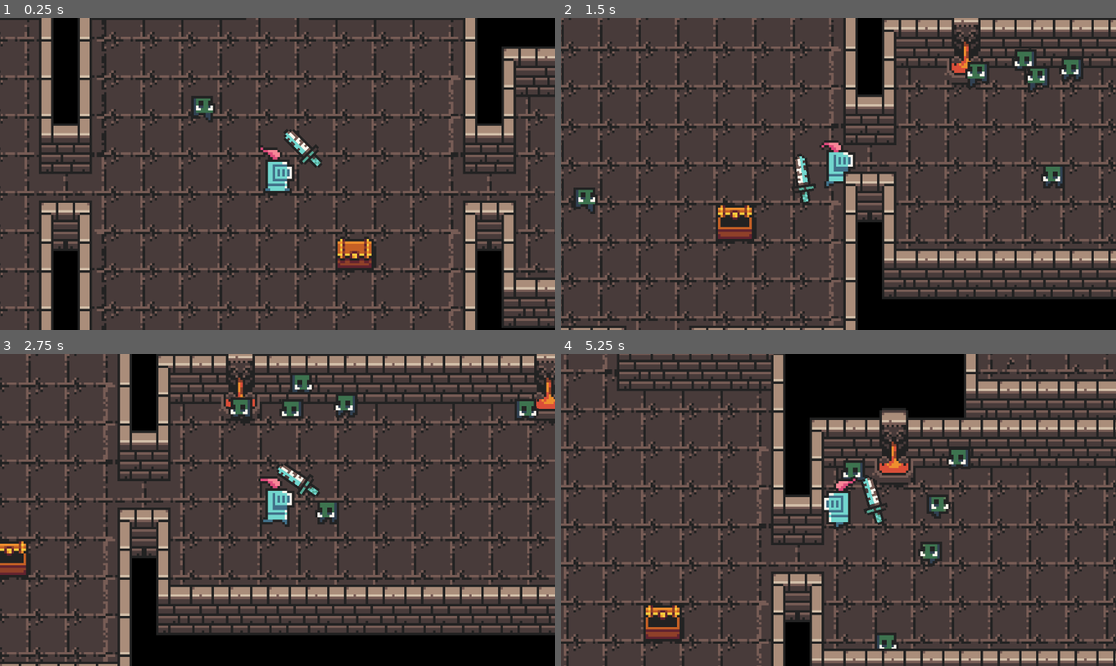
Above: before the commit, frames 1-4 (two rows, left to right).
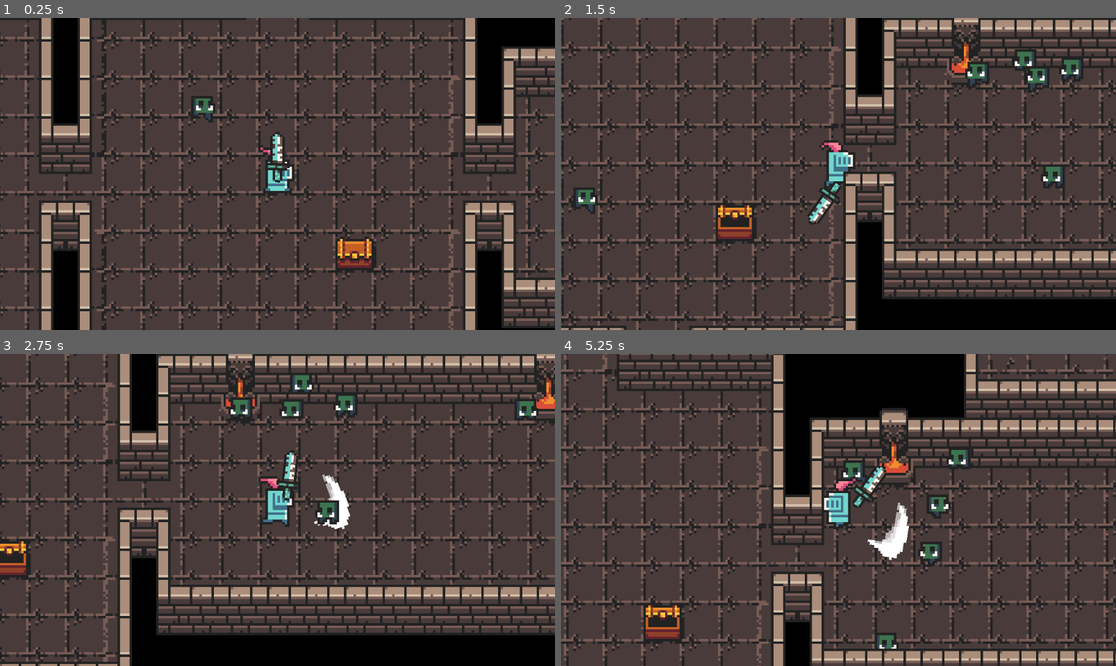
Above: after the commit, the same moments.

Repository: annoah-edu/tcss360-dungeon-rpg
Game: Godot game, scene res://scenes/map/map.tscn
The game is run twice, just before and just after one commit, with the same random seed, the same clock (stepped at 60 frames per second) and the same inputs.
Inputs (mouse positions are in pixels of both pictures, inside the frame that each line leads up to):
- Up to frame 1 (0.25 s): no input
- Up to frame 2 (1.5 s): move the mouse to (960, 158) at 0.52 s; press the mouse at (960, 158) at 0.53 s; hold D (move right) 0.53-1.28 s; move the mouse to (727, 189) at 1.27 s; release the mouse at (727, 189) at 1.28 s; hold S (move down) from 1.28 s (still down); click (727, 189) at 1.35 s
- Up to frame 3 (2.75 s): move the mouse to (333, 441) at 2.02 s; release S (move down) at 2.03 s; press the mouse at (333, 441) at 2.03 s; hold D (move right) from 2.03 s (still down)
- Up to frame 4 (5.25 s): move the mouse to (810, 572) at 2.77 s; release D (move right) at 2.78 s; release the mouse at (810, 572) at 2.78 s; hold W (move up) 2.78-3.53 s; click (810, 572) at 2.85 s; move the mouse to (1005, 556) at 3.52 s; press the mouse at (1005, 556) at 3.53 s; hold A (move left) 3.53-5.03 s; move the mouse to (672, 463) at 4.27 s; release the mouse at (672, 463) at 4.28 s; click (672, 463) at 4.35 s; move the mouse to (866, 510) at 5.02 s; press the mouse at (866, 510) at 5.03 s; hold S (move down) from 5.03 s (still down)

The runs differ from the first frame. In frame 1, 0.7% of the frame differs, in the area x 48-59%, y 35-53%; in frame 2, 0.7%; in frame 3, 0.9%; in frame 4, 1.1%, in the area x 52-63%, y 35-67%.

Commit message:
Added the ability to swing sword

Diff:
--- a/player.gd
+++ b/player.gd
@@ -1,19 +1,32 @@
 extends CharacterBody2D
 
 const SPEED = 100.0
-const WEAPON_OFFSET = 15
+
+@export var atk_rate: float = 0.5
 
 @onready var sprite: AnimatedSprite2D = $AnimatedSprite2D
-@onready var weapon: Sprite2D = $Weapon
+@onready var weapon: Node2D = $WeaponHandle
+@onready var weapon_sprite: Sprite2D = $WeaponHandle/Weapon
+@onready var anim_player: AnimationPlayer = $AnimationPlayer
+@onready var swing: Sprite2D = $WeaponHandle/Swing
 
 var x_direction: float
 var y_direction: float
+var atk_cooldown: float = 0
+
+func _ready() -> void:
+	_hide_swing()
 
 func _physics_process(_delta: float) -> void:
 	_handle_movement()
 	_handle_animations()
 	_handle_weapon_rotation()
 
+func _process(delta: float) -> void:
+	atk_cooldown -= delta
+	_handle_attacking()
+
+## Uses the CharacterController and input axis to apply movement. Also flips the Sprite when moving backwards.
 func _handle_movement() -> void:
 	# Get x input and apply
 	x_direction = Input.get_axis("move left", "move right")
@@ -38,19 +51,37 @@
 
 	move_and_slide()
 
+## Uses input axis to determine whether the player's animation should be moving or not.
 func _handle_animations() -> void:
 	if x_direction == 0 and y_direction == 0:
 		sprite.play("idle")
 	else:
 		sprite.play("moving")
 
+## Rotates the weapon to face the mouse. Uses scale to flip the weapon in order to keep animations upright.
 func _handle_weapon_rotation() -> void:
-	var mouse_position: Vector2 = get_global_mouse_position()
-	weapon.global_position = global_position
-	weapon.look_at(mouse_position)
-	weapon.global_position += weapon.transform.x * WEAPON_OFFSET
+	var direction: Vector2 = get_global_mouse_position() - weapon.global_position
+	weapon.rotation = direction.angle()
+	if direction.x < 0:
+		weapon.scale.x = -1
+		weapon.rotation_degrees += 180
+	else:
+		weapon.scale.x = 1
 
-	if mouse_position.x < global_position.x:
-		weapon.flip_v = true
-	else:
-		weapon.flip_v = false
+## Plays attacking animations when the player is attacking.
+func _handle_attacking() -> void:
+	if Input.is_action_pressed("attack") and atk_cooldown <= 0:
+		anim_player.stop()
+		anim_player.speed_scale = 0.5 / atk_rate
+		anim_player.play("swing")
+		atk_cooldown = atk_rate
+
+## Shows the swing effect.
+func _show_swing() -> void:
+	swing.visible = true
+	swing.position = weapon_sprite.position
+	swing.rotation = weapon_sprite.rotation + PI * 1.15
+
+## Hides the swing effect.
+func _hide_swing() -> void:
+	swing.visible = false
--- a/project.godot
+++ b/project.godot
@@ -50,6 +50,11 @@
 "events": [Object(InputEventKey,"resource_local_to_scene":false,"resource_name":"","device":-1,"window_id":0,"alt_press …(192 unchanged characters)…
 ]
 }
+attack={
+"deadzone": 0.2,
+"events": [Object(InputEventMouseButton,"resource_local_to_scene":false,"resource_name":"","device":-1,"window_id":0,"alt_pressed":false,"shift_pressed":false,"ctrl_pressed":false,"meta_pressed":false,"button_mask":0,"position":Vector2(0, 0),"global_position":Vector2(0, 0),"factor":1.0,"button_index":1,"canceled":false,"pressed":false,"double_click":false,"script":null)
+]
+}
 
 [physics]
 
--- a/scenes/player/player.tscn
+++ b/scenes/player/player.tscn
@@ -10,6 +10,7 @@
 [ext_resource type="Texture2D" uid="uid://u7p7jrgnqs7t" path="res://Dungeon Tileset v1.7/frames/knight_f_run_anim_f2.png" id="8_run2"]
 [ext_resource type="Texture2D" uid="uid://t2fdmmplrwdi" path="res://Dungeon Tileset v1.7/frames/knight_f_run_anim_f3.png" id="9_run3"]
 [ext_resource type="Texture2D" uid="uid://b4t3pcglj8h4a" path="res://Dungeon Tileset v1.7/frames/weapon_rusty_sword.png" id="10_weapon"]
+[ext_resource type="Texture2D" uid="uid://ovmsjrwmx152" path="res://resources/sprites/swing.png" id="11_je7p5"]
 
 [sub_resource type="RectangleShape2D" id="RectangleShape2D_hitbox"]
 size = Vector2(10, 15)
@@ -51,6 +52,96 @@
 "speed": 10.0
 }]
 
+[sub_resource type="Animation" id="Animation_je7p5"]
+length = 0.001
+tracks/0/type = "value"
+tracks/0/imported = false
+tracks/0/enabled = true
+tracks/0/path = NodePath("WeaponHandle/Weapon:rotation")
+tracks/0/interp = 1
+tracks/0/loop_wrap = true
+tracks/0/keys = {
+"times": PackedFloat32Array(0),
+"transitions": PackedFloat32Array(1),
+"update": 0,
+"values": [1.5707964]
+}
+tracks/1/type = "value"
+tracks/1/imported = false
+tracks/1/enabled = true
+tracks/1/path = NodePath("WeaponHandle/Weapon:position")
+tracks/1/interp = 1
+tracks/1/loop_wrap = true
+tracks/1/keys = {
+"times": PackedFloat32Array(0),
+"transitions": PackedFloat32Array(1),
+"update": 0,
+"values": [Vector2(0, 0)]
+}
+
+[sub_resource type="Animation" id="Animation_h17s1"]
+resource_name = "swing"
+length = 0.7
+tracks/0/type = "value"
+tracks/0/imported = false
+tracks/0/enabled = true
+tracks/0/path = NodePath("WeaponHandle/Weapon:rotation")
+tracks/0/interp = 2
+tracks/0/loop_wrap = true
+tracks/0/keys = {
+"times": PackedFloat32Array(0, 0.06666667, 0.23333333, 0.53333336, 0.7),
+"transitions": PackedFloat32Array(1, 1, 1, 1, 1),
+"update": 0,
+"values": [1.5707964, 0.0, 3.1415927, 1.3089969, 1.5707964]
+}
+tracks/1/type = "method"
+tracks/1/imported = false
+tracks/1/enabled = true
+tracks/1/path = NodePath(".")
+tracks/1/interp = 1
+tracks/1/loop_wrap = true
+tracks/1/keys = {
+"times": PackedFloat32Array(0.16666667, 0.2000443, 0.23333335, 0.26666668, 0.3, 0.33333334),
+"transitions": PackedFloat32Array(1, 1, 1, 1, 1, 1),
+"values": [{
+"args": [],
+"method": &"_show_swing"
+}, {
+"args": [],
+"method": &"_show_swing"
+}, {
+"args": [],
+"method": &"_show_swing"
+}, {
+"args": [],
+"method": &"_show_swing"
+}, {
+"args": [],
+"method": &"_show_swing"
+}, {
+"args": [],
+"method": &"_hide_swing"
+}]
+}
+tracks/2/type = "value"
+tracks/2/imported = false
+tracks/2/enabled = true
+tracks/2/path = NodePath("WeaponHandle/Weapon:position")
+tracks/2/interp = 1
+tracks/2/loop_wrap = true
+tracks/2/keys = {
+"times": PackedFloat32Array(0, 0.06666667, 0.16666667, 0.3, 0.43333334),
+"transitions": PackedFloat32Array(1, 1, 1, 1, 1),
+"update": 0,
+"values": [Vector2(0, 0), Vector2(0, -4), Vector2(10, 9.685737e-08), Vector2(0, 4), Vector2(0, 0)]
+}
+
+[sub_resource type="AnimationLibrary" id="AnimationLibrary_je7p5"]
+_data = {
+&"RESET": SubResource("Animation_je7p5"),
+&"swing": SubResource("Animation_h17s1")
+}
+
 [node name="Player" type="CharacterBody2D" unique_id=135659199]
 collision_layer = 2
 script = ExtResource("1_player")
@@ -67,6 +158,19 @@
 [node name="Camera2D" type="Camera2D" parent="." unique_id=333364546]
 zoom = Vector2(5, 5)
 
-[node name="Weapon" type="Sprite2D" parent="." unique_id=1989748712]
-position = Vector2(15, 0)
+[node name="WeaponHandle" type="Node2D" parent="." unique_id=438599153]
+position = Vector2(0, 3)
+
+[node name="Weapon" type="Sprite2D" parent="WeaponHandle" unique_id=1989748712]
+rotation = 1.5707964
 texture = ExtResource("10_weapon")
+offset = Vector2(0, -10)
+
+[node name="Swing" type="Sprite2D" parent="WeaponHandle" unique_id=212938552]
+show_behind_parent = true
+position = Vector2(0, -3)
+texture = ExtResource("11_je7p5")
+offset = Vector2(20, 0)
+
+[node name="AnimationPlayer" type="AnimationPlayer" parent="." unique_id=109162188]
+libraries/ = SubResource("AnimationLibrary_je7p5")
--- /dev/null
+++ b/scripts/facing_utils.gd
@@ -0,0 +1,9 @@
+class_name FacingUtils
+
+static func get_facing(direction: Vector2) -> Dictionary:
+	var angle: float = direction.angle()
+	if abs(angle) > PI / 2:
+		var clamped_angle: float = angle - PI if angle > 0 else angle + PI
+		return {"rotation": clamped_angle, "flip": true}
+	else:
+		return {"rotation": angle, "flip": false}
Binary file added: resources/sprites/swing.png
Not shown, added: resources/sprites/swing.png.import
Not shown, added: scripts/facing_utils.gd.uid
